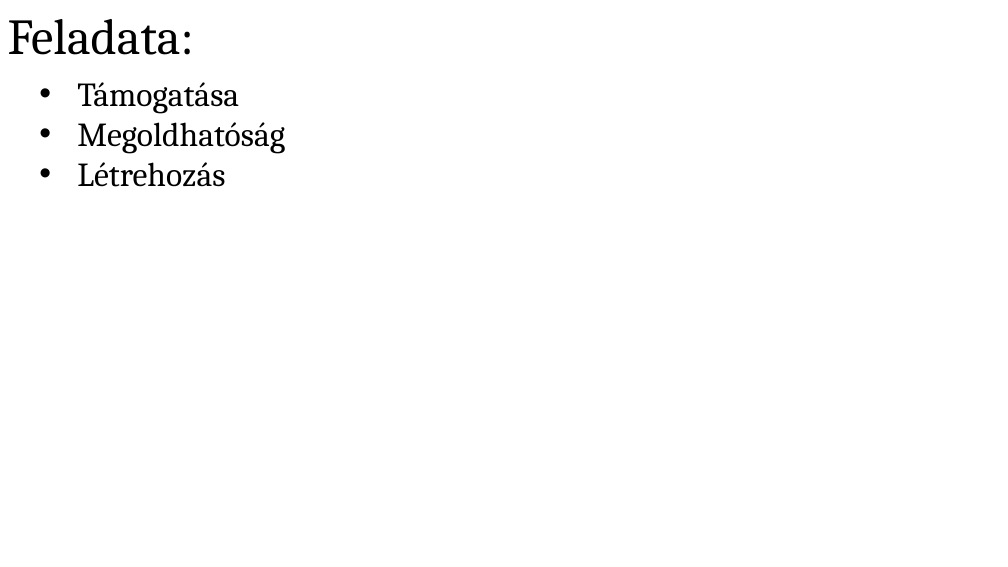
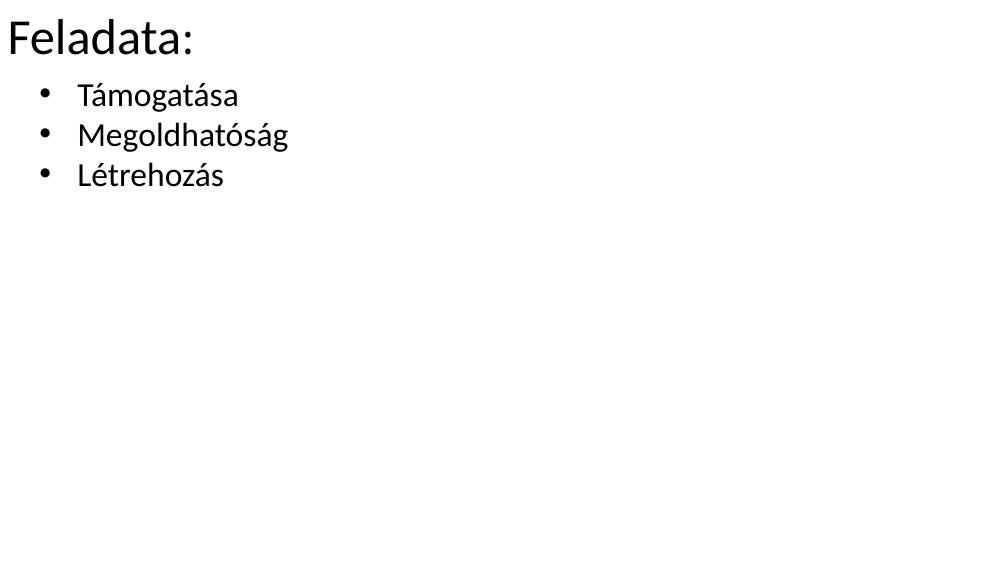
Before and after one commit to RCsSto/cad-cam-szunetment, a slide deck: slide 2 of CADCAM.pptx. Drawn at 1008x567 pixels with LibreOffice and Linux fonts; fonts in the diff are those of the drawing. Boxes give left, top, right and bottom in pixels: in the first picture for what was removed or moved away, otherwise in the second. Text is boxed around its words. In the diff, an @@ line names an element or a change of style, - is before the commit and + after.

Commit message:
ppt update

```diff
--- a/CADCAM.pptx
+++ b/CADCAM.pptx
@@ text "Feladata:" at <box>8,19,195,55</box>: font Cambria to Calibri in "Feladata:" @@
@@ text "Támogatása" at <box>77,83,288,187</box>: font Cambria to Calibri @@
```
